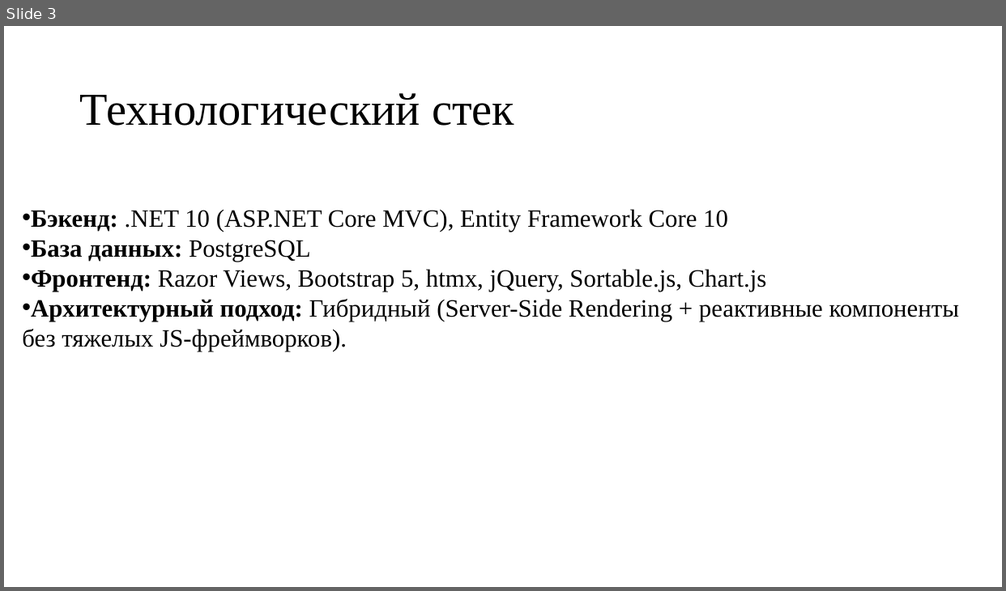
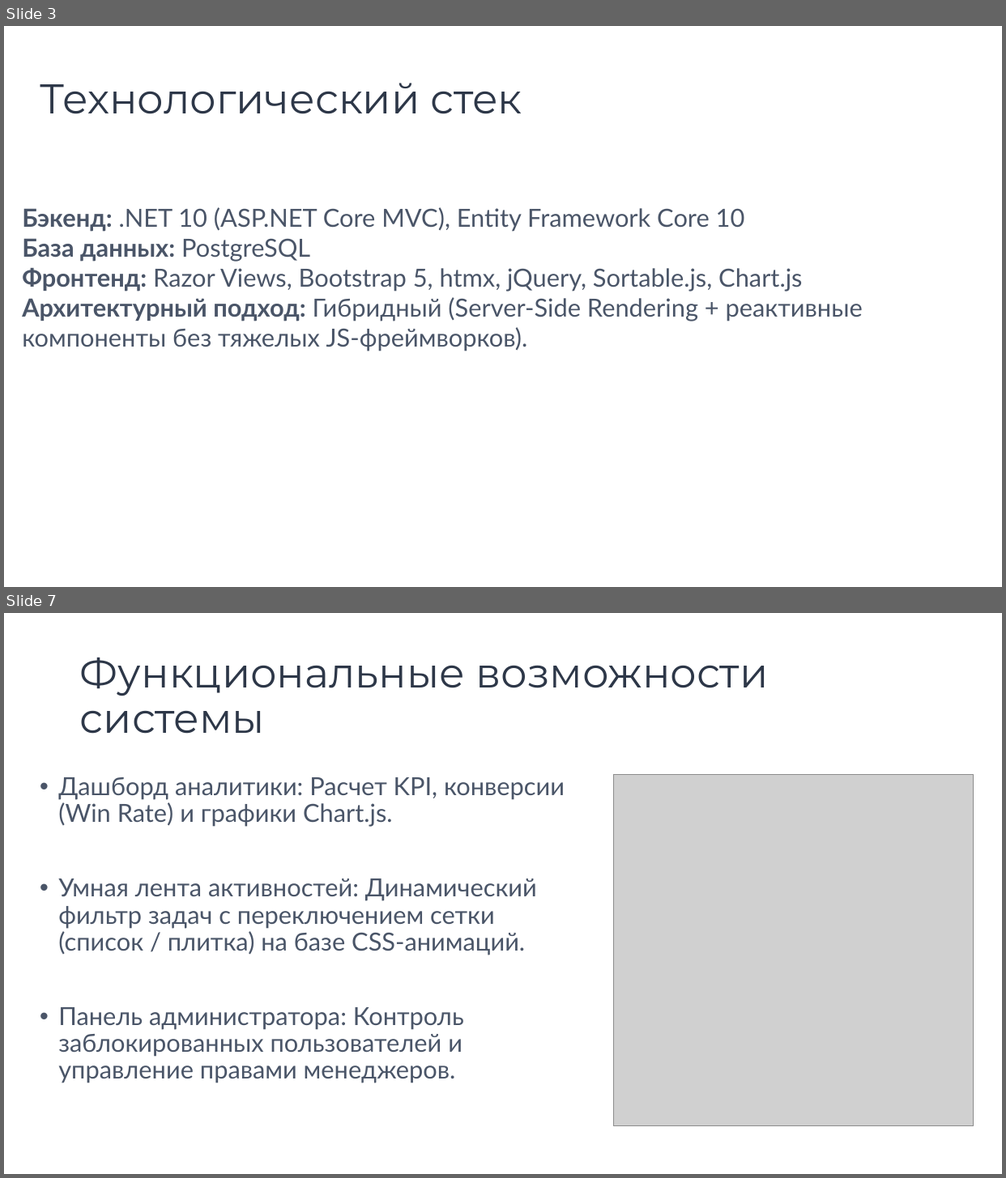
Before and after one commit to k1rer/Diplom-CRM, a slide deck: Resources/CRM.pptx. Shown one above the other, each under a label of ours: slide 3 before the commit, slides 3 and 7 after it; the slides between them are not shown. The pictures are 1006x591 and 1006x1178 pixels, drawn with LibreOffice and Linux fonts; fonts in the diff are those of the drawing; grey boxes stand for pictures. Boxes give left, top, right and bottom in pixels: in the first picture for what was removed or moved away, otherwise in the second. Text is boxed around its words. In the diff, an @@ line names an element or a change of style, - is before the commit and + after.

```diff
--- a/Resources/CRM.pptx
+++ b/Resources/CRM.pptx
@@ slide 7 added at [4, 613, 1002, 1174], background #FFFFFF @@
@@ title added at [80, 658, 769, 734], 40 pt, text #2D3748 @@
+Функциональные возможности системы
@@ text added at [58, 777, 565, 1084], 24 pt, text #4A5568 @@
+• Дашборд аналитики: Расчет KPI, конверсии (Win Rate) и графики Chart.js.
+• Умная лента активностей: Динамический фильтр задач с переключением сетки (список / плитка) на базе CSS-анимаций.
+• Панель администратора: Контроль заблокированных пользователей и управление правами менеджеров.
@@ picture added at [613, 775, 974, 1127] @@
@@ slide 3 changed as well @@
@@ title "Технологический стек": place and size @@
-title "Технологический стек" at [80, 93, 514, 126]
+title "Технологический стек" at [40, 83, 522, 114]
@@ title "Технологический стек" at [40, 83, 522, 114]: size 44 to 40 pt, font Times New Roman to Montserrat, text colour #000000 to #2D3748 @@
@@ text "Бэкенд: .NET 10 (ASP.NET Core ..." at [22, 207, 863, 352]: font Times New Roman to Lato, text colour #000000 to #4A5568; bullet • to none @@
```
Also in this commit, not shown: 2 other slides changed, 4 other slides added.
